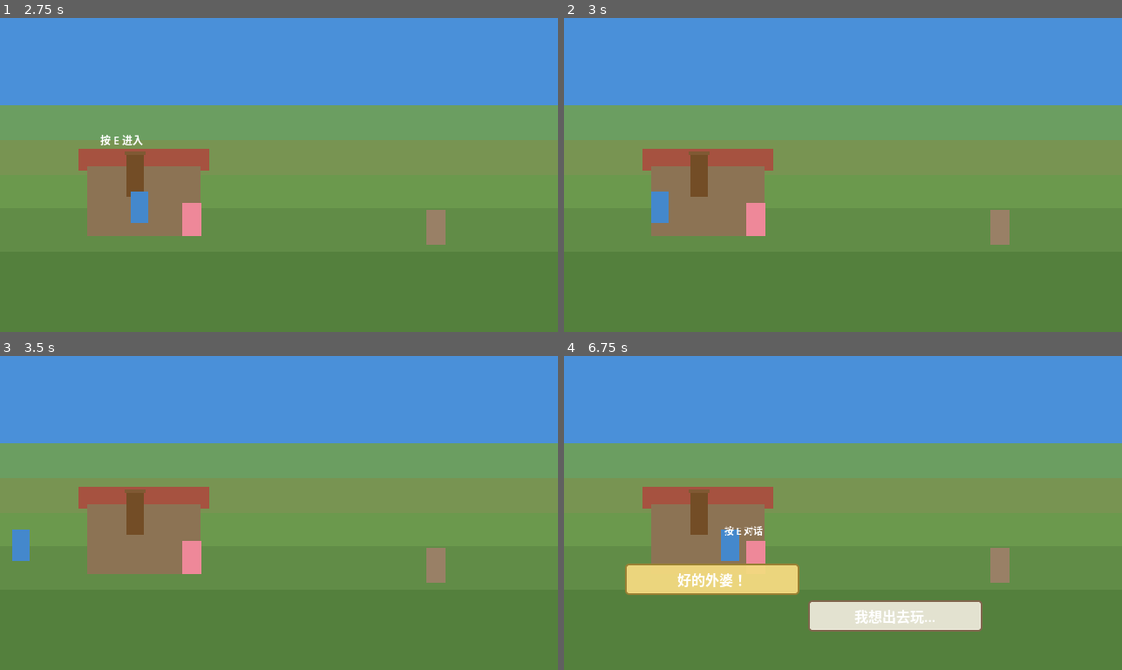
Above: before the commit, frames 1-4 (two rows, left to right).
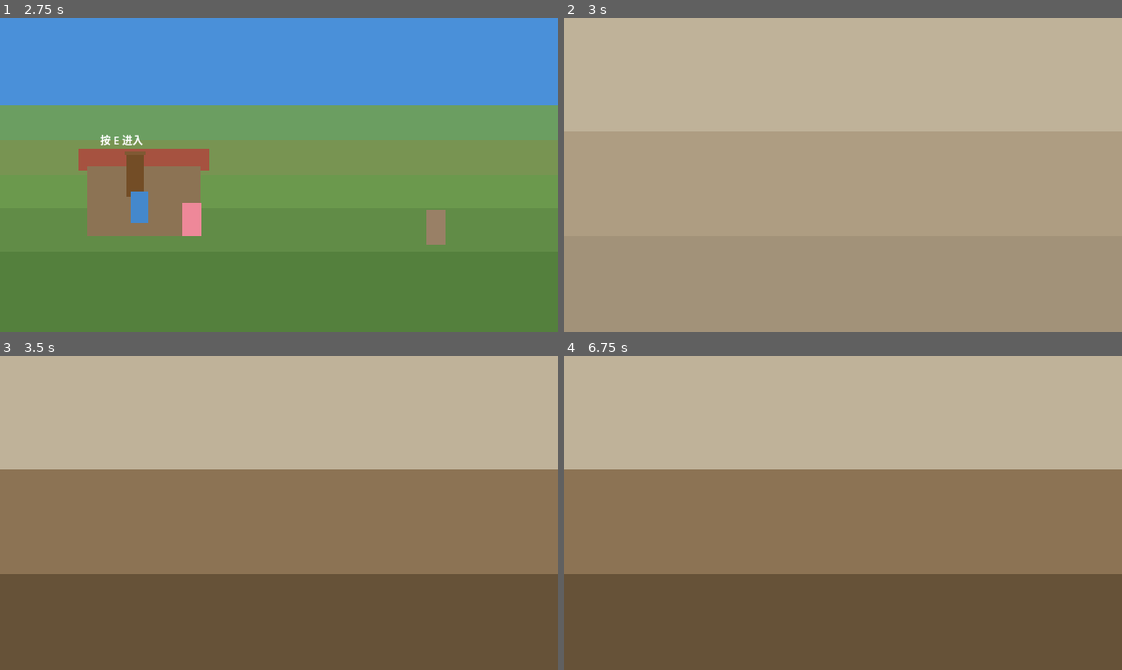
Above: after the commit, the same moments.

Repository: yuanzhoucanxiang/caojie
Game: Godot game, scene res://scenes/main.tscn
The game is run twice, just before and just after one commit, with the same random seed, the same clock (stepped at 60 frames per second) and the same inputs.
Inputs (mouse positions are in pixels of both pictures, inside the frame that each line leads up to):
- Up to frame 1 (2.75 s): tap Enter at 0.5, 2 s; move the mouse to (251, 237) at 0.52 s; hold W (move_up) 0.53-2.03 s; tap E (interact) at 0.6, 1.35, 2.1 s; click (251, 237) at 0.67 s; tap Space at 1.25 s; move the mouse to (446, 222) at 1.27 s; move the mouse to (111, 127) at 2.02 s; hold A (move_left) from 2.03 s (still down)
- Up to frame 2 (3 s): keep holding A (move_left); move the mouse to (870, 175) at 2.77 s; tap E (interact) at 2.85 s; click (870, 175) at 2.92 s
- Up to frame 3 (3.5 s): keep holding A (move_left)
- Up to frame 4 (6.75 s): move the mouse to (759, 434) at 3.52 s; release A (move_left) at 3.53 s; hold S (move_down) 3.53-4.28 s; tap E (interact) every 0.75 s from 3.6 to 6.6 s; tap Space at 4.25, 6.5 s; move the mouse to (965, 497) at 4.27 s; hold D (move_right) 4.28-5.03 s; move the mouse to (731, 528) at 5.02 s; hold W (move_up) 5.03-5.78 s; click (731, 528) at 5.17 s; tap Enter at 5.75 s; move the mouse to (898, 443) at 5.77 s; hold D (move_right) from 5.78 s (still down); move the mouse to (815, 575) at 6.52 s

Frame 1 is identical in both runs. In frame 2, 100% of the frame differs, in the area x 0-100%, y 0-100%; in frame 3, 96%; in frame 4, 97%.

Commit message:
创建最简单室内测试场景，加详细调试输出排查load失败原因

Diff:
--- /dev/null
+++ b/scenes/areas/indoor_test.tscn
@@ -0,0 +1,19 @@
+[gd_scene format=3]
+
+[node name="IndoorTest" type="Node2D"]
+
+[node name="Floor" type="ColorRect" parent="."]
+offset_right = 640.0
+offset_bottom = 360.0
+color = Color(0.55, 0.45, 0.33, 1)
+
+[node name="Wall" type="ColorRect" parent="."]
+offset_right = 640.0
+offset_bottom = 130.0
+color = Color(0.75, 0.7, 0.6, 1)
+
+[node name="Ground" type="ColorRect" parent="."]
+offset_top = 250.0
+offset_right = 640.0
+offset_bottom = 360.0
+color = Color(0.4, 0.32, 0.22, 1)
--- a/scenes/main.tscn
+++ b/scenes/main.tscn
@@ -126,7 +126,7 @@
 [node name="HouseDoor" type="StaticBody2D" parent="House"]
 position = Vector2(55, 55)
 script = ExtResource("9_trigger")
-target_scene_path = "res://scenes/areas/house_floor1.tscn"
+target_scene_path = "res://scenes/areas/indoor_test.tscn"
 target_area_id = "house_floor1"
 transition_color = Color(0.75, 0.7, 0.6, 1)
 prompt_text = "按 E 进入"
--- a/scripts/systems/transition_trigger.gd
+++ b/scripts/systems/transition_trigger.gd
@@ -23,11 +23,13 @@
 func _ready() -> void:
 	# 预加载目标场景
 	if target_scene_path != "":
+		print("【门】尝试加载: ", target_scene_path)
+		print("【门】文件存在: ", ResourceLoader.exists(target_scene_path))
 		_packed_scene = load(target_scene_path) as PackedScene
 		if _packed_scene == null:
-			print("【门】错误：无法加载 ", target_scene_path)
+			print("【门】错误：无法加载")
 		else:
-			print("【门】场景预加载成功: ", target_scene_path)
+			print("【门】场景预加载成功")
 
 	trigger_zone.area_entered.connect(_on_area_entered)
 	trigger_zone.area_exited.connect(_on_area_exited)
